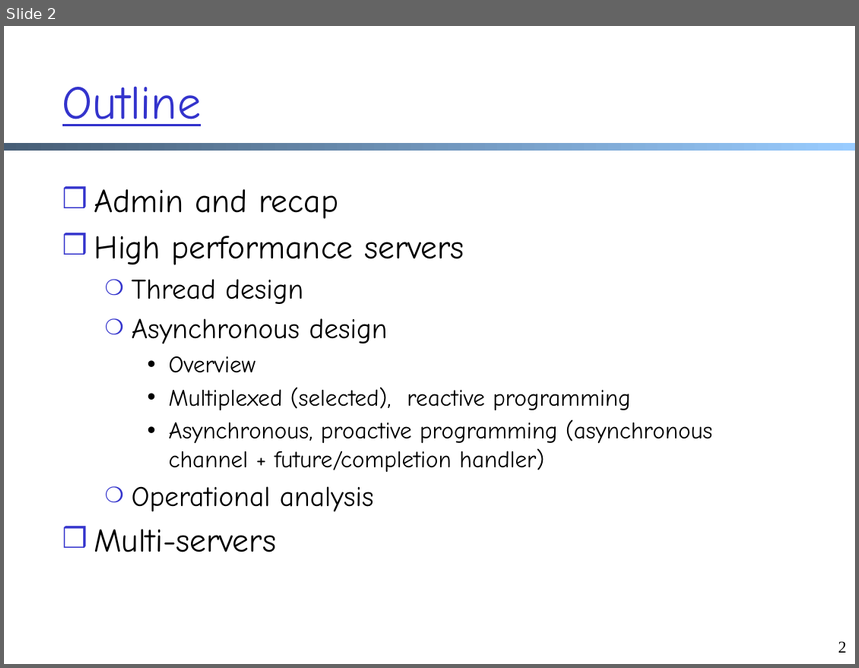
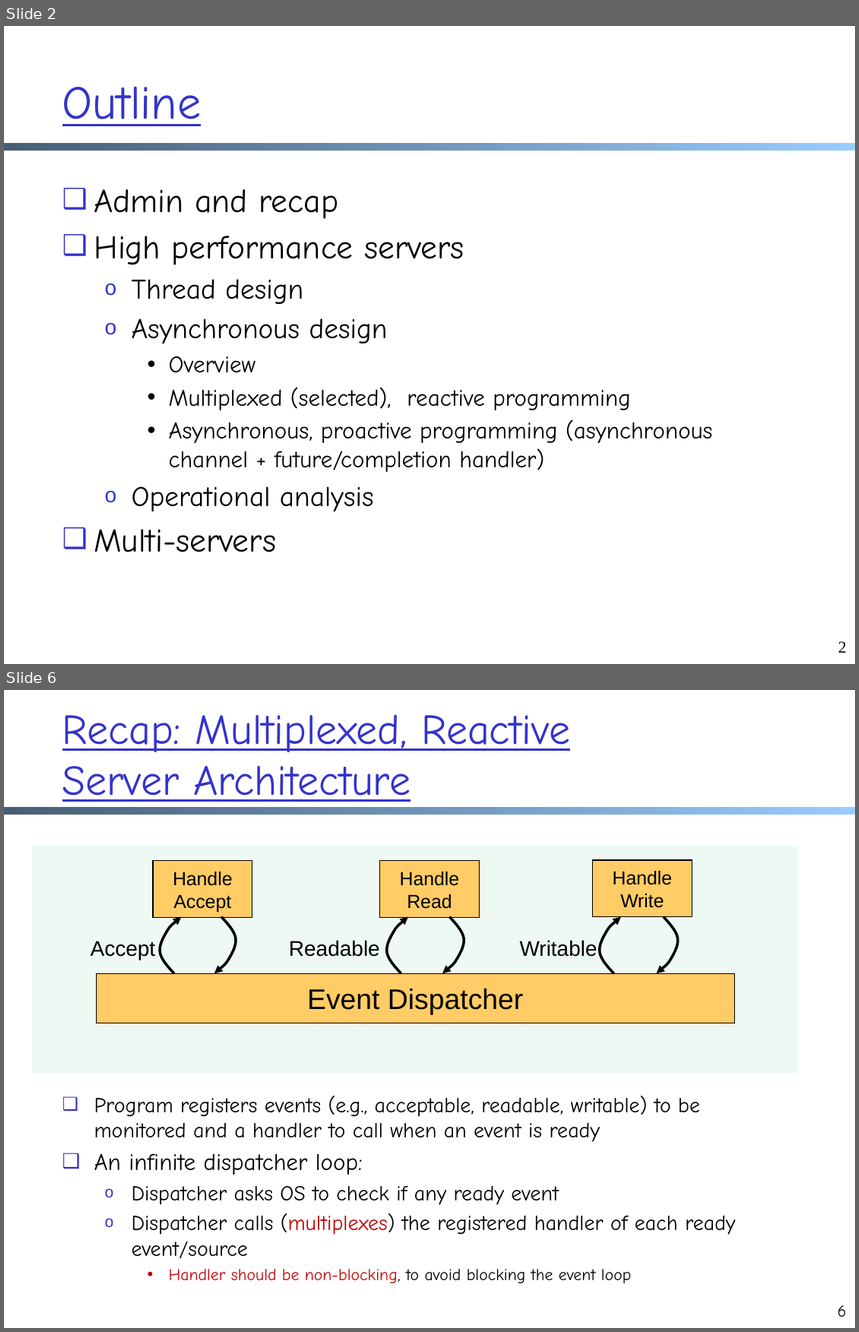
Before and after one commit to xiangq27/xiangq27.github.io, a slide deck: courses/cnns-xmuf21/files/lectures/application-op-analysis-load-balance.pptx. Shown one above the other, each under a label of ours: slide 2 before the commit, slides 2 and 6 after it; the slides between them are not shown. The pictures are 859x668 and 859x1332 pixels, drawn with LibreOffice and Linux fonts; fonts in the diff are those of the drawing. Boxes give left, top, right and bottom in pixels: in the first picture for what was removed or moved away, otherwise in the second. Text is boxed around its words. In the diff, an @@ line names an element or a change of style, - is before the commit and + after.

```diff
--- a/courses/cnns-xmuf21/files/lectures/application-op-analysis-load-balance.pptx
+++ b/courses/cnns-xmuf21/files/lectures/application-op-analysis-load-balance.pptx
@@ slide 6 added at [4,690,855,1328], background #FFFFFF; not listed: 1 template element that a slide beside it also shows @@
@@ title added at [63,714,570,809], 36 pt, text #3333CC, underline @@
+Recap: Multiplexed, Reactive
+Server Architecture
@@ rectangle added at [32,846,798,1073], fill #EEF9F4 @@
@@ rectangle added at [153,861,253,918], fill #FFCC66, outline #000000 0.75 pt, 16 pt, text #000000 @@
+Handle
+Accept
@@ rectangle added at [380,861,480,918], fill #FFCC66, outline #000000 0.75 pt, 16 pt, text #000000 @@
+Handle
+Read
@@ rectangle added at [593,860,693,917], fill #FFCC66, outline #000000 0.75 pt, 16 pt, text #000000 @@
+Handle
+Write
@@ freeform shape added at [159,917,181,974], outline #000000 2.25 pt @@
@@ freeform shape added at [215,917,237,974], outline #000000 2.25 pt @@
@@ freeform shape added at [386,917,408,974], outline #000000 2.25 pt @@
@@ freeform shape added at [443,917,465,974], outline #000000 2.25 pt @@
@@ freeform shape added at [599,917,621,974], outline #000000 2.25 pt @@
@@ freeform shape added at [657,917,679,974], outline #000000 2.25 pt @@
@@ text added at [289,940,380,957], 18 pt, text #000000 @@
+Readable
@@ text added at [520,940,598,957], 18 pt, text #000000 @@
+Writable
@@ text added at [91,941,156,961], 18 pt, text #000000 @@
+Accept
@@ rectangle added at [96,973,734,1023], fill #FFCC66, outline #000000 0.75 pt, 24 pt, text #000000 @@
+Event Dispatcher
@@ text added at [94,1096,735,1284], 18 pt, text #000000 @@
+  ❑ Program registers events (e.g., acceptable, readable, writable) to be monitored and a handler to call when an event is ready
+❑ An infinite dispatcher loop:
+  o Dispatcher asks OS to check if any ready event
+  o Dispatcher calls (multiplexes) the registered handler of each ready event/source
+    • Handler should be non-blocking, to avoid blocking the event loop
@@ page number added at [838,1306,847,1317], 14 pt, text #000000 @@
+6
@@ slide 2 changed as well @@
@@ text at [94,189,465,553]: bullet ❒ to ❑; bullet ❍ to o @@
```
Also in this commit, not shown: 43 other slides changed, 41 other slides added, 1 slide removed, 23 other files.
